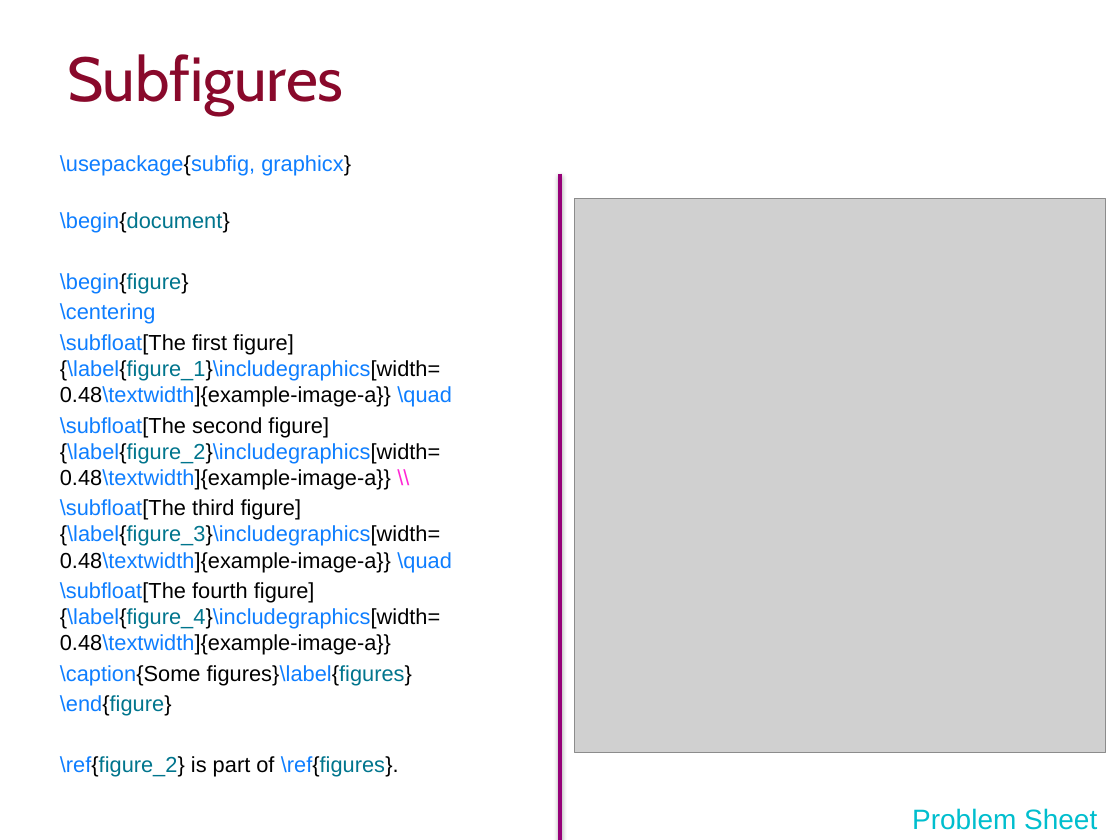
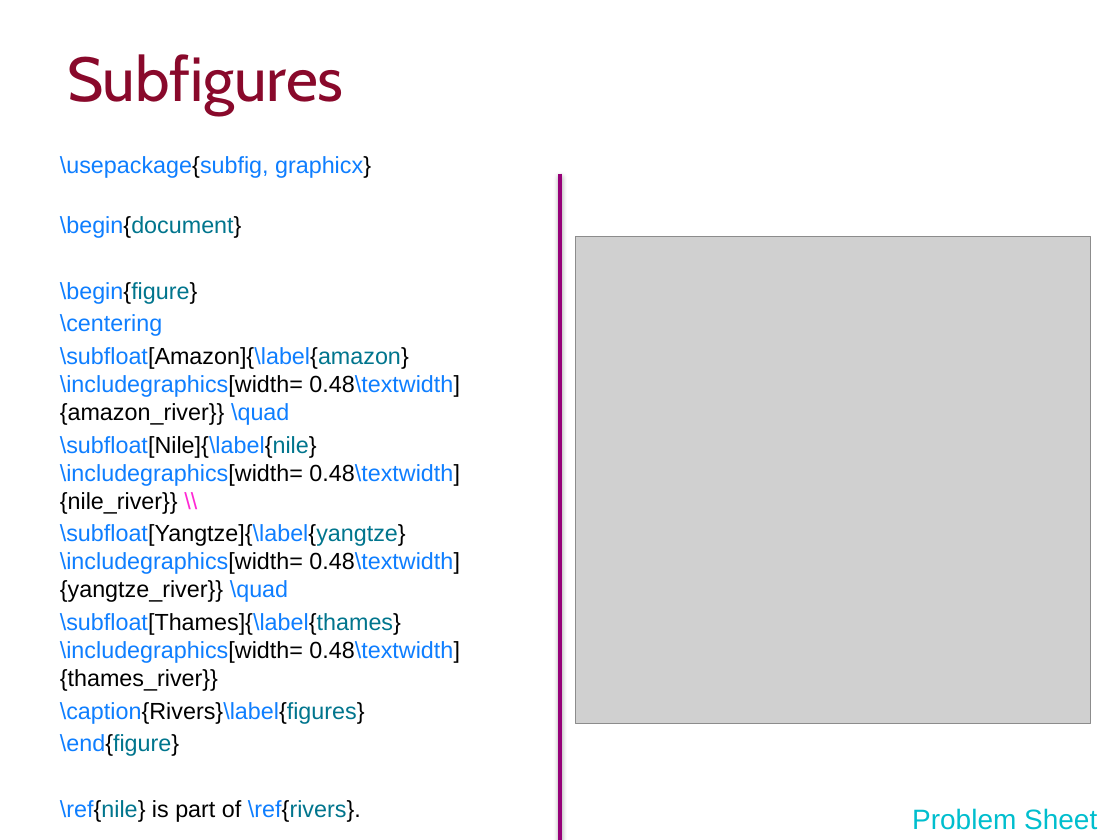
Before and after one commit to ImperialCollegeLondon/RCDS-writing-theses-in-latex, a slide deck: slide 29 of Writing Theses in Latex Slides.pptx. Drawn at 1120x840 pixels with LibreOffice and Linux fonts; fonts in the diff are those of the drawing; grey boxes stand for pictures; background and template pictures are left out. Boxes give left, top, right and bottom in pixels: in the first picture for what was removed or moved away, otherwise in the second. Text is boxed around its words. In the diff, an @@ line names an element or a change of style, - is before the commit and + after.

Commit message:
Minor updates

```diff
--- a/Writing Theses in Latex Slides.pptx
+++ b/Writing Theses in Latex Slides.pptx
@@ text at (60,156,371,756): size 14 to 15 pt in "\usepackage{subfig, graphicx}", "\begin{document}", "\begin{figure}", "\centering" and 1 more places @@
@@ picture: place and size @@
-picture at (575,198,1105,753)
+picture at (576,236,1091,724)
@@ text at (60,347,460,724): text changed; size 14 to 15 pt; text colour #000000 to #0E7EFF @@
-\subfloat[The first figure]{\label{figure_1}\includegraphics[width= 0.48\textwidth]{example-image-a}} \quad
-\subfloat[The second figure]{\label{figure_2}\includegraphics[width= 0.48\textwidth]{example-image-a}} \\
-\subfloat[The third figure]{\label{figure_3}\includegraphics[width= 0.48\textwidth]{example-image-a}} \quad
-\subfloat[The fourth figure]{\label{figure_4}\includegraphics[width= 0.48\textwidth]{example-image-a}}
-\caption{Some figures}\label{figures}
+\subfloat[Amazon]{\label{amazon}\includegraphics[width= 0.48\textwidth]{amazon_river}} \quad
+\subfloat[Nile]{\label{nile}\includegraphics[width= 0.48\textwidth]{nile_river}} \\
+\subfloat[Yangtze]{\label{yangtze}\includegraphics[width= 0.48\textwidth]{yangtze_river}} \quad
+\subfloat[Thames]{\label{thames}\includegraphics[width= 0.48\textwidth]{thames_river}}
+\caption{Rivers}\label{figures}
@@ text at (60,800,361,822): text changed; size 14 to 15 pt; text colour #00758D to #000000 @@
-\ref{figure_2} is part of \ref{figures}.
+\ref{nile} is part of \ref{rivers}.
```
Also in this commit, not shown: 4 other slides changed.
